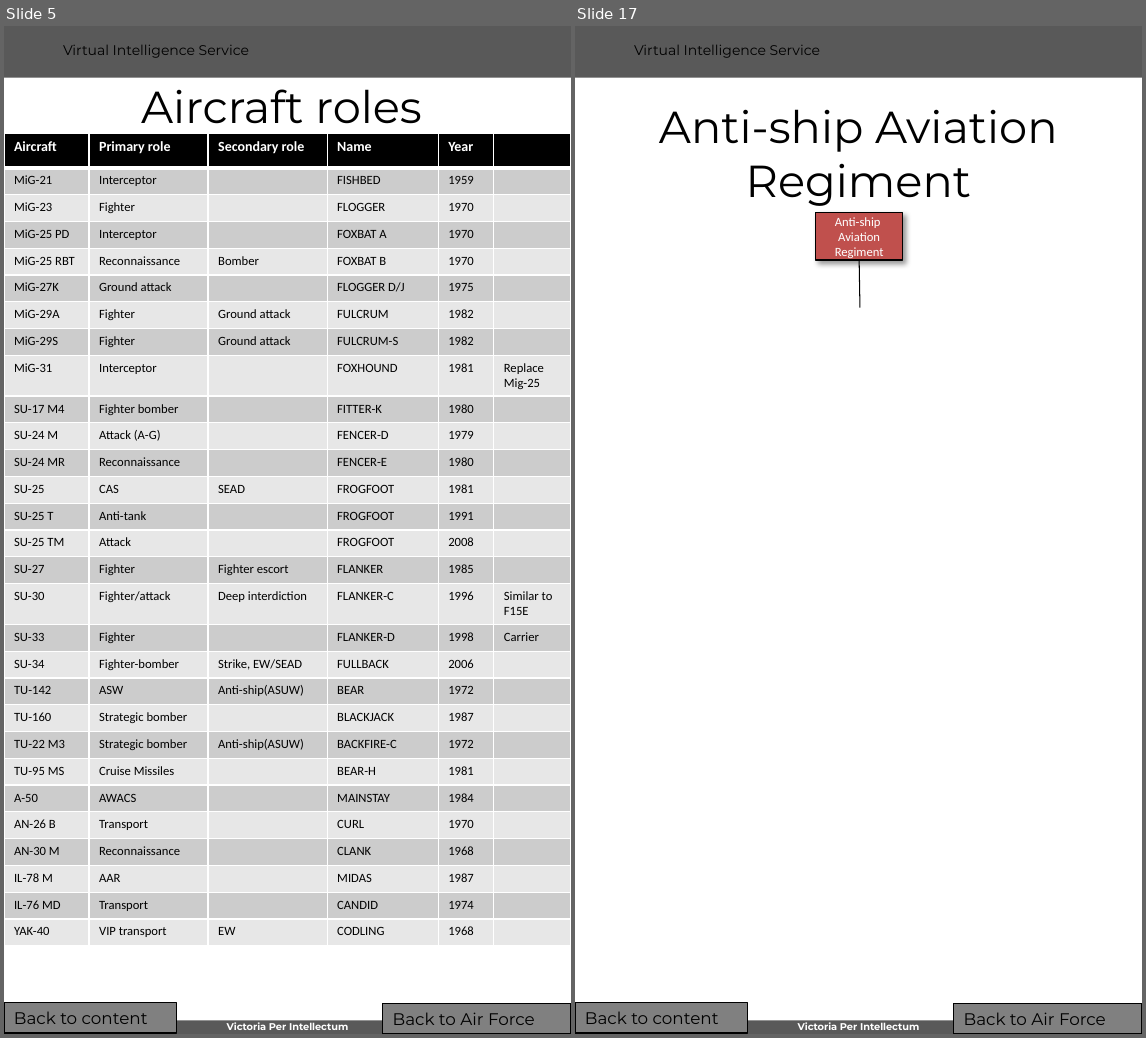
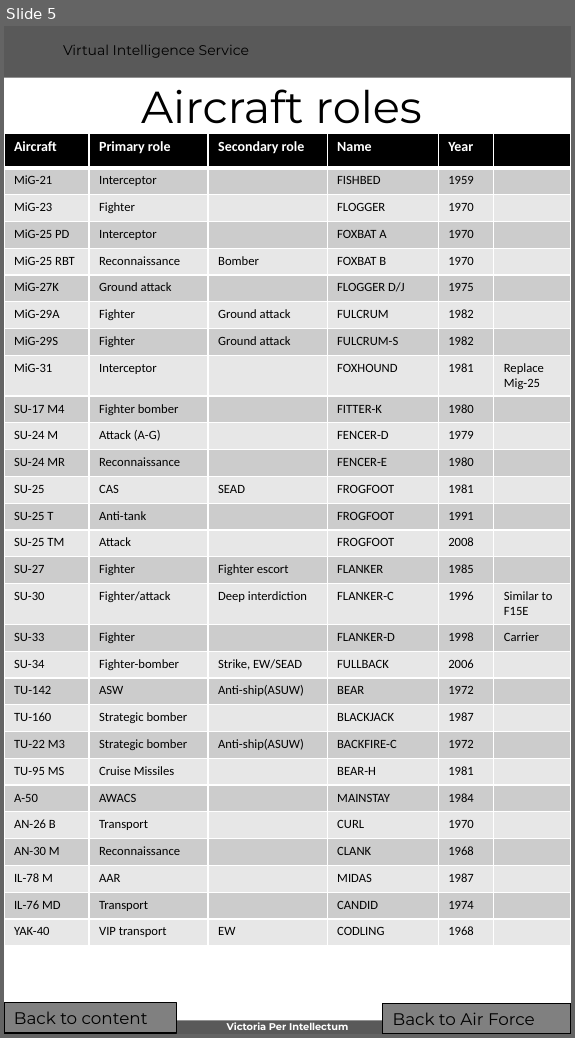
Before and after one commit to 132nd-vWing/VIS, a slide deck: BASIC/WIP/VIS Generic_Order_of_Battle - Air Forces.pptx. Shown side by side, each under a label of ours: slides 5 and 17 before the commit, slide 5 after it; the slides between them are not shown. The pictures are 1146x1038 and 575x1038 pixels, drawn with LibreOffice and Linux fonts; fonts in the diff are those of the drawing; background and template pictures are left out. Boxes give left, top, right and bottom in pixels: in the first picture for what was removed or moved away, otherwise in the second. Text is boxed around its words. In the diff, an @@ line names an element or a change of style, - is before the commit and + after.

```diff
--- a/BASIC/WIP/VIS Generic_Order_of_Battle - Air Forces.pptx
+++ b/BASIC/WIP/VIS Generic_Order_of_Battle - Air Forces.pptx
@@ slide 17 removed at [575, 26, 1142, 1034], background #FFFFFF; not listed: 4 template elements that a slide beside it also shows @@
@@ title removed at [659, 109, 1057, 206] @@
-Anti-ship Aviation Regiment
@@ rectangle removed at [816, 213, 904, 260] @@
-Anti-ship Aviation Regiment
@@ line removed from (860, 260) to (861, 308) @@
@@ rectangle removed at [575, 1004, 748, 1034] @@
-Back to content
@@ rectangle removed at [954, 1005, 1142, 1034] @@
-Back to Air Force
@@ page number removed at [1105, 1015, 1142, 1034] @@
-17
```
Also in this commit, not shown: 9 slides changed, 9 other slides removed, 14 other files.
